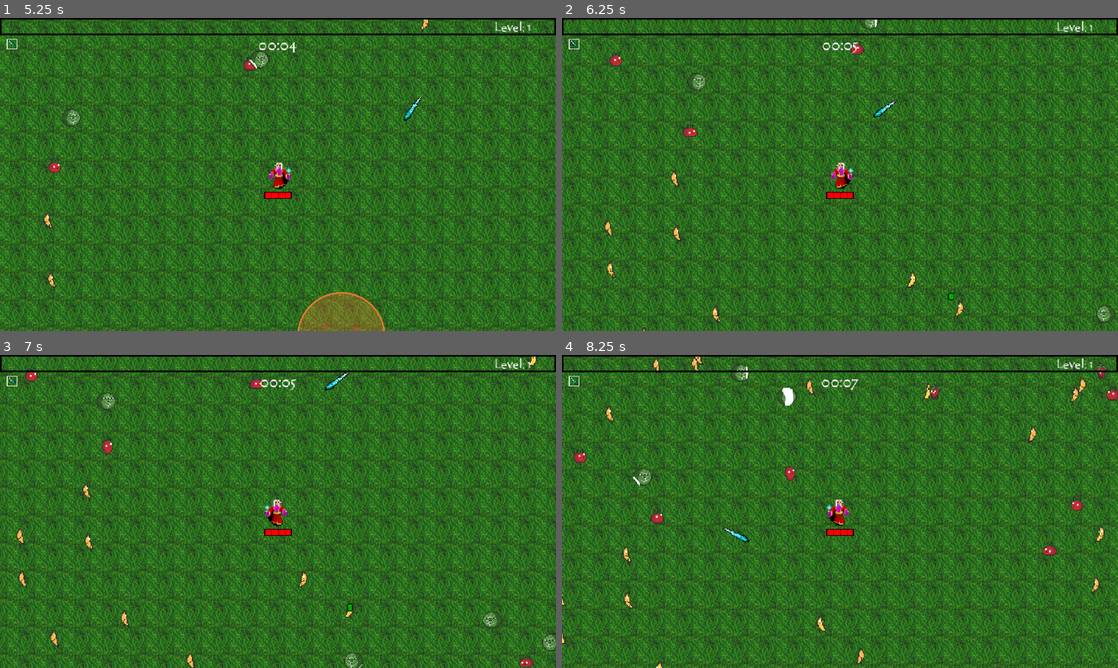
Above: before the commit, frames 1-4 (two rows, left to right).
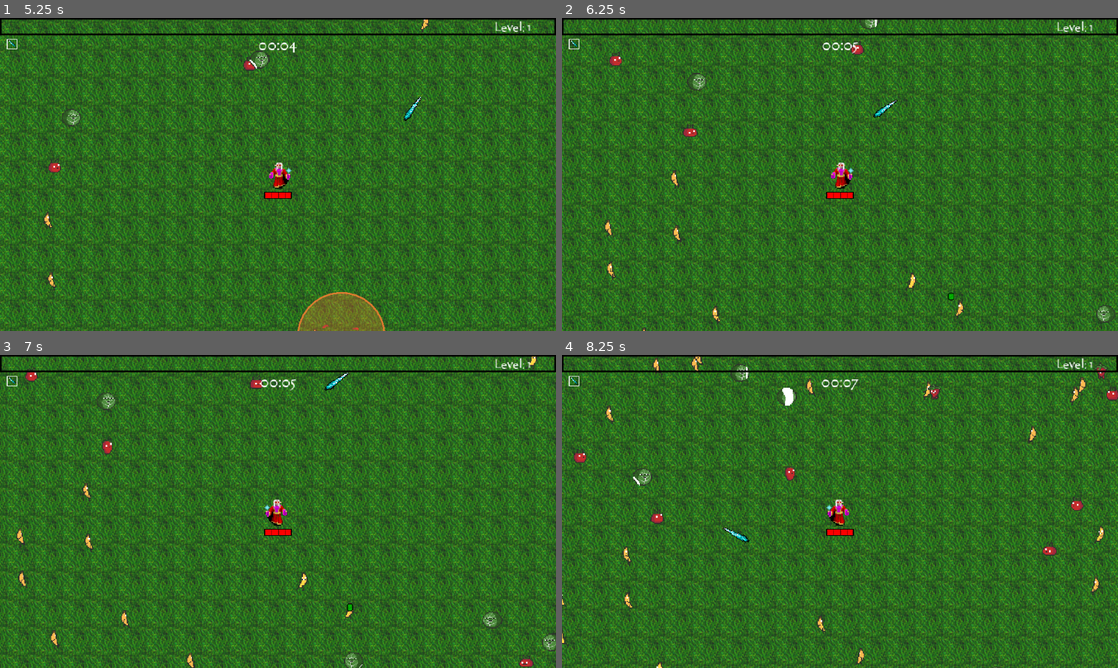
Above: after the commit, the same moments.

Repository: liduwang0/SurvivorsClone_Complete-main
Game: Godot game, scene res://TitleScreen/menu.tscn
The game is run twice, just before and just after one commit, with the same random seed, the same clock (stepped at 60 frames per second) and the same inputs. Sound files missing from this copy of the repository are replaced by a short silence.
Inputs (mouse positions are in pixels of both pictures, inside the frame that each line leads up to):
- Up to frame 1 (5.25 s): click "Play" at 0.5 s; move the mouse to (400, 158) at 1.27 s; hold D (right) 1.28-2.03 s; click (400, 158) at 1.35 s; move the mouse to (166, 190) at 2.02 s; hold S (down) 2.03-2.78 s; click (166, 190) at 2.1 s; move the mouse to (333, 105) at 2.77 s; hold D (right) 2.78-3.53 s; click (333, 105) at 2.85 s; move the mouse to (250, 237) at 3.52 s; hold W (up) 3.53-4.28 s; click (250, 237) at 3.6 s; move the mouse to (444, 221) at 4.27 s; hold A (left) from 4.28 s (still down); click (444, 221) at 4.35 s; move the mouse to (111, 127) at 5.02 s; click (111, 127) at 5.1 s
- Up to frame 2 (6.25 s): move the mouse to (867, 174) at 5.77 s; release A (left) at 5.78 s; hold S (down) from 5.78 s (still down); click (867, 174) at 5.85 s
- Up to frame 3 (7 s): move the mouse to (194, 433) at 6.52 s; release S (down) at 6.53 s; hold D (right) from 6.53 s (still down); click (194, 433) at 6.6 s
- Up to frame 4 (8.25 s): move the mouse to (962, 495) at 7.27 s; release D (right) at 7.28 s; hold W (up) 7.28-8.03 s; click (962, 495) at 7.35 s; move the mouse to (728, 527) at 8.02 s; hold D (right) from 8.03 s (still down); click (728, 527) at 8.1 s

Frame 1 is identical in both runs. In frame 2, less than 0.1% of the frame differs, in the area x 61-65%, y 81-88%; in frame 3, less than 0.1%; in frame 4, less than 0.1%, in the area x 45-67%, y 8-90%.

Commit message:
fix banan hurt animation loop problem

Diff:
--- a/Enemy/enemy_banana.tscn
+++ b/Enemy/enemy_banana.tscn
@@ -44,7 +44,6 @@
 [sub_resource type="Animation" id="Animation_27qdn"]
 resource_name = "hurt"
 length = 0.4
-loop_mode = 2
 tracks/0/type = "value"
 tracks/0/imported = false
 tracks/0/enabled = true
@@ -76,9 +75,27 @@
 "values": [16, 17, 18, 19, 20, 21, 22, 23, 24, 25, 26, 27]
 }
 
+[sub_resource type="Animation" id="Animation_sb4p8"]
+resource_name = "attack"
+length = 0.5
+step = 0.1
+tracks/0/type = "value"
+tracks/0/imported = false
+tracks/0/enabled = true
+tracks/0/path = NodePath("Sprite2D:frame")
+tracks/0/interp = 1
+tracks/0/loop_wrap = true
+tracks/0/keys = {
+"times": PackedFloat32Array(0, 0.1, 0.2, 0.3, 0.4),
+"transitions": PackedFloat32Array(1, 1, 1, 1, 1),
+"update": 1,
+"values": [48, 49, 50, 51, 52]
+}
+
 [sub_resource type="AnimationLibrary" id="AnimationLibrary_regpg"]
 _data = {
 &"RESET": SubResource("Animation_xfnyu"),
+&"attack": SubResource("Animation_sb4p8"),
 &"dead": SubResource("Animation_ikc3m"),
 &"hurt": SubResource("Animation_27qdn"),
 &"walk": SubResource("Animation_w8hns")
Not shown: 1 places in Enemy/enemy_banana.tscn that only renumber resources
